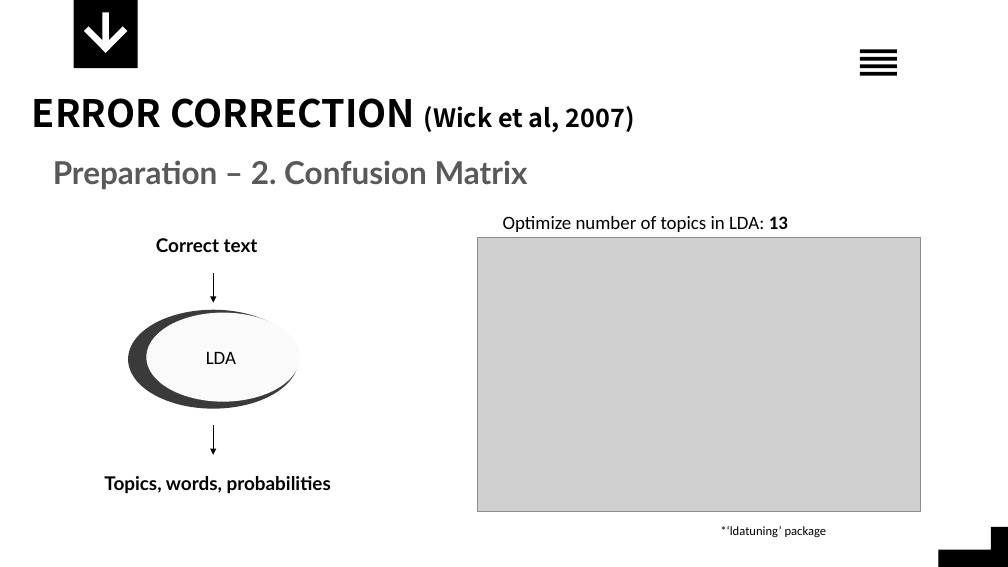
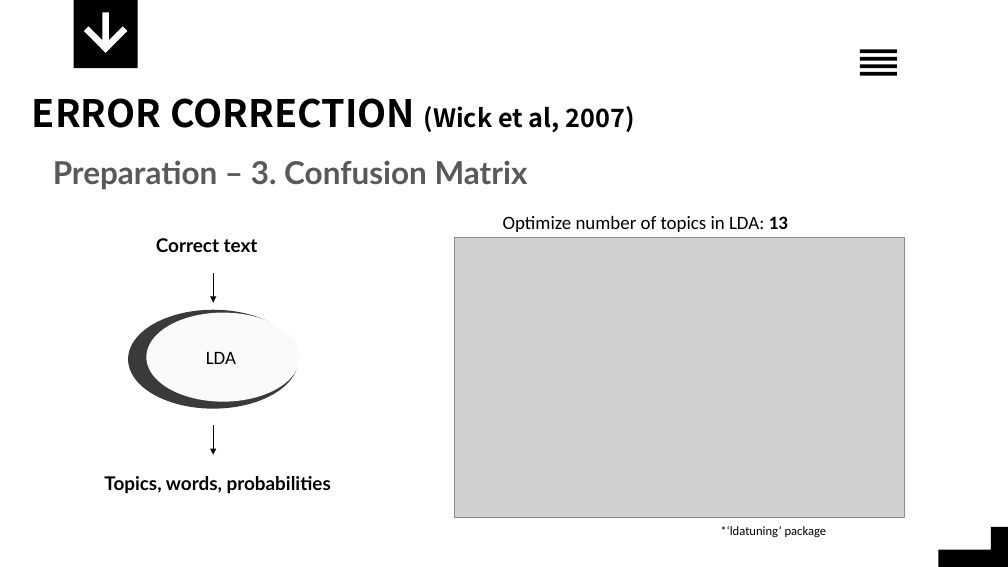
Before and after one commit to TZstatsADS/Spring2019-Proj4-group3, a slide deck: slide 8 of Project4-G3_1.pptx. Drawn at 1008x567 pixels with LibreOffice and Linux fonts; fonts in the diff are those of the drawing; grey boxes stand for pictures. Boxes give left, top, right and bottom in pixels: in the first picture for what was removed or moved away, otherwise in the second. Text is boxed around its words. In the diff, an @@ line names an element or a change of style, - is before the commit and + after.

Commit message:
ppt

```diff
--- a/Project4-G3_1.pptx
+++ b/Project4-G3_1.pptx
@@ text at bbox=[53, 160, 528, 190]: text changed @@
-Preparation – 2. Confusion Matrix
+Preparation – 3. Confusion Matrix
@@ picture: place and size @@
-picture at bbox=[477, 237, 920, 511]
+picture at bbox=[454, 237, 904, 518]
```
